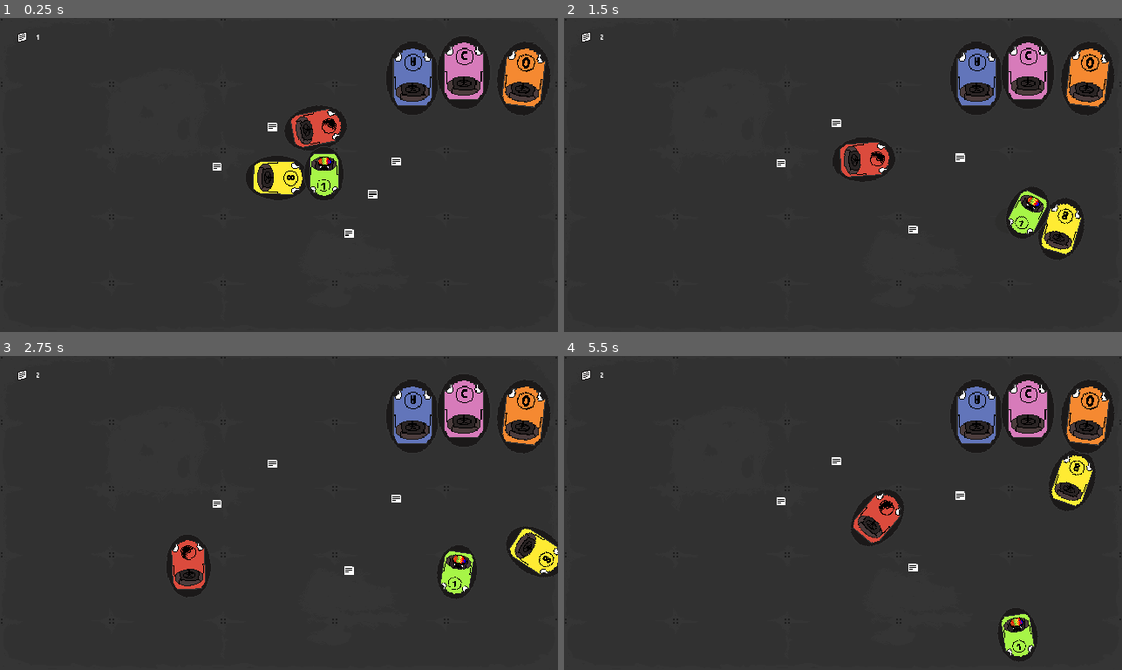
Above: before the commit, frames 1-4 (two rows, left to right).
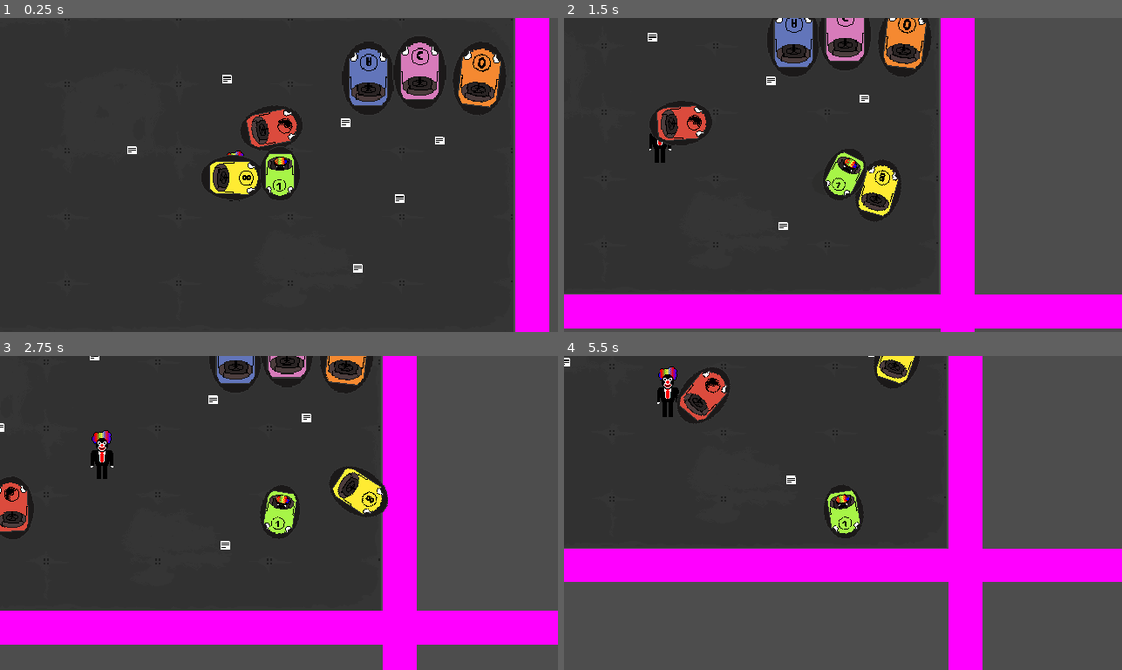
Above: after the commit, the same moments.

Repository: Vibhab-T/serious
Game: Godot game, scene res://scenes/bumper_game.tscn
The game is run twice, just before and just after one commit, with the same random seed, the same clock (stepped at 60 frames per second) and the same inputs. Before the commit the project starts from res://scenes/arena.tscn.
Inputs:
- Up to frame 1 (0.25 s): no input
- Up to frame 2 (1.5 s): tap Enter (ui_accept) at 0.5, 0.77 s; hold Right (ui_right) 0.53-1.28 s; hold Left (ui_left) from 1.28 s (still down)
- Up to frame 3 (2.75 s): tap Enter (ui_accept) at 1.52 s; release Left (ui_left) at 2.03 s; hold Right (ui_right) from 2.03 s (still down)
- Up to frame 4 (5.5 s): tap Enter (ui_accept) at 3.02, 3.77, 4.52 s; release Right (ui_right) at 3.53 s; hold Left (ui_left) from 3.53 s (still down)

The runs differ from the first frame. In frame 1, 15% of the frame differs, in the area x 3-100%, y 0-100%; in frame 2, 43%; in frame 3, 46%; in frame 4, 55%, in the area x 0-100%, y 0-100%.

Commit message:
add player

Diff:
--- a/project.godot
+++ b/project.godot
@@ -11,7 +11,7 @@
 [application]
 
 config/name="Serious"
-run/main_scene="uid://cinq6g4j6derg"
+run/main_scene="uid://df4o36e57swoc"
 config/features=PackedStringArray("4.6", "GL Compatibility")
 config/icon="res://icon.svg"
 
--- a/scenes/arena.tscn
+++ b/scenes/arena.tscn
@@ -30,6 +30,10 @@
 
 [node name="car" parent="." unique_id=1215275054 instance=ExtResource("1_e05a3")]
 
+[node name="Camera2D" type="Camera2D" parent="car" unique_id=381650065]
+rotation = -1.5707964
+zoom = Vector2(0.97, 0.97)
+
 [node name="parked3" parent="." unique_id=171156178 instance=ExtResource("2_wl4x5")]
 position = Vector2(289, -112.999985)
 rotation = 0.116937056
@@ -47,7 +51,7 @@
 region_rect = Rect2(322, 0, 64, 80)
 
 [node name="guardrail" parent="." unique_id=1214562366 instance=ExtResource("3_olpmc")]
-position = Vector2(152, -210)
+position = Vector2(770, -209)
 
 [node name="guardrail2" parent="." unique_id=898715633 instance=ExtResource("3_olpmc")]
 position = Vector2(-355, 702)
@@ -60,9 +64,6 @@
 [node name="guardrail4" parent="." unique_id=1393417219 instance=ExtResource("3_olpmc")]
 position = Vector2(355, -690)
 rotation = 1.5707964
-
-[node name="Camera2D" type="Camera2D" parent="." unique_id=381650065]
-zoom = Vector2(0.97, 0.97)
 
 [node name="docs_spawn_path" type="Path2D" parent="." unique_id=1446823583]
 position = Vector2(-2.1304703, 7.93621)
--- /dev/null
+++ b/scenes/arena_two.tscn
@@ -0,0 +1,43 @@
+[gd_scene format=3 uid="uid://bcaw3bkapci1r"]
+
+[ext_resource type="Texture2D" uid="uid://8t8irnraol2o" path="res://assets/carnival_background.png" id="1_btefn"]
+[ext_resource type="PackedScene" uid="uid://d38y7nkom5xpk" path="res://scenes/guardrail.tscn" id="1_hm5iw"]
+[ext_resource type="Script" uid="uid://qlm8stijruy4" path="res://scripts/docs_spawn_path.gd" id="2_btefn"]
+
+[sub_resource type="Curve2D" id="Curve2D_smwy4"]
+_data = {
+"points": PackedVector2Array(0, 0, 0, 0, -277.83582, -285.45258, 0, 0, 0, 0, 187, -285, 0, 0, 0, 0, 470.29858, -257.96695, 0, 0, 0, 0, 508.05978, -96.56024, 0, 0, 0, 0, 510, 271, 0, 0, 0, 0, -512, 291, 0, 0, 0, 0, -525, 28, 0, 0, 0, 0, -520, -289, 0, 0, 0, 0, 104.70151, -213.62447, 0, 0, 0, 0, 346.71646, -93.01284, 0, 0, 0, 0, 340, 34, 0, 0, 0, 0, 240.29854, 226.25319, 0, 0, 0, 0, 44, 209, 0, 0, 0, 0, -442, 231, 0, 0, 0, 0, -315.82092, -179.92416, 0, 0, 0, 0, -99.55225, -190.56636, 0, 0, 0, 0, -27.462688, -100.10764, 0, 0, 0, 0, 190.74637, -19.397558, 0, 0, 0, 0, 155.29694, 28.106323, 0, 0, 0, 0, 111.56718, 94.99938, 0, 0, 0, 0, -355, 153, 0, 0, 0, 0, -238.58212, -78.823235, 0, 0, 0, 0, -42.910454, 16.956573)
+}
+point_count = 23
+
+[node name="arena_two" type="Node2D" unique_id=1104855998]
+
+[node name="Sprite2D" type="Sprite2D" parent="." unique_id=116351238]
+position = Vector2(-8.500006, 26.567244)
+scale = Vector2(1.0484375, 1.1912931)
+texture = ExtResource("1_btefn")
+
+[node name="guardrail" parent="." unique_id=171156178 instance=ExtResource("1_hm5iw")]
+position = Vector2(152, -210)
+
+[node name="guardrail2" parent="." unique_id=576759937 instance=ExtResource("1_hm5iw")]
+position = Vector2(-355, 702)
+rotation = -1.5707964
+
+[node name="guardrail3" parent="." unique_id=974619965 instance=ExtResource("1_hm5iw")]
+position = Vector2(804, 212)
+rotation = 3.1415927
+
+[node name="guardrail4" parent="." unique_id=1675472574 instance=ExtResource("1_hm5iw")]
+position = Vector2(355, -690)
+rotation = 1.5707964
+
+[node name="docs_spawn_path" type="Path2D" parent="." unique_id=1343507340]
+position = Vector2(-8, 2.44)
+scale = Vector2(0.58260864, 0.5637931)
+curve = SubResource("Curve2D_smwy4")
+script = ExtResource("2_btefn")
+
+[node name="spawnpoint" type="PathFollow2D" parent="docs_spawn_path" unique_id=1682107454]
+position = Vector2(-277.83582, -285.45258)
+rotation = 0.0009736245
--- /dev/null
+++ b/scenes/bumper_game.tscn
@@ -0,0 +1,85 @@
+[gd_scene format=3 uid="uid://df4o36e57swoc"]
+
+[ext_resource type="PackedScene" uid="uid://cinq6g4j6derg" path="res://scenes/arena.tscn" id="1_3yuvj"]
+[ext_resource type="PackedScene" uid="uid://bcaw3bkapci1r" path="res://scenes/arena_two.tscn" id="2_4blob"]
+[ext_resource type="Texture2D" uid="uid://j43oc2jj8bqh" path="res://assets/idle_clown_64x32.png" id="3_4blob"]
+[ext_resource type="Script" uid="uid://cpc3r0yumtrip" path="res://scripts/player.gd" id="4_wd8gw"]
+
+[sub_resource type="AtlasTexture" id="AtlasTexture_wd8gw"]
+atlas = ExtResource("3_4blob")
+region = Rect2(0, 0, 32, 64)
+
+[sub_resource type="AtlasTexture" id="AtlasTexture_p1edg"]
+atlas = ExtResource("3_4blob")
+region = Rect2(32, 0, 32, 64)
+
+[sub_resource type="AtlasTexture" id="AtlasTexture_at3qo"]
+atlas = ExtResource("3_4blob")
+region = Rect2(64, 0, 32, 64)
+
+[sub_resource type="AtlasTexture" id="AtlasTexture_3ns4j"]
+atlas = ExtResource("3_4blob")
+region = Rect2(96, 0, 32, 64)
+
+[sub_resource type="AtlasTexture" id="AtlasTexture_wtdq5"]
+atlas = ExtResource("3_4blob")
+region = Rect2(128, 0, 32, 64)
+
+[sub_resource type="AtlasTexture" id="AtlasTexture_tef7n"]
+atlas = ExtResource("3_4blob")
+region = Rect2(160, 0, 32, 64)
+
+[sub_resource type="AtlasTexture" id="AtlasTexture_1oawn"]
+atlas = ExtResource("3_4blob")
+region = Rect2(192, 0, 32, 64)
+
+[sub_resource type="AtlasTexture" id="AtlasTexture_mxytt"]
+atlas = ExtResource("3_4blob")
+region = Rect2(224, 0, 32, 64)
+
+[sub_resource type="SpriteFrames" id="SpriteFrames_73ig6"]
+animations = [{
+"frames": [{
+"duration": 1.0,
+"texture": SubResource("AtlasTexture_wd8gw")
+}, {
+"duration": 1.0,
+"texture": SubResource("AtlasTexture_p1edg")
+}, {
+"duration": 1.0,
+"texture": SubResource("AtlasTexture_at3qo")
+}, {
+"duration": 1.0,
+"texture": SubResource("AtlasTexture_3ns4j")
+}, {
+"duration": 1.0,
+"texture": SubResource("AtlasTexture_wtdq5")
+}, {
+"duration": 1.0,
+"texture": SubResource("AtlasTexture_tef7n")
+}, {
+"duration": 1.0,
+"texture": SubResource("AtlasTexture_1oawn")
+}, {
+"duration": 1.0,
+"texture": SubResource("AtlasTexture_mxytt")
+}],
+"loop": true,
+"name": &"idle",
+"speed": 8.0
+}]
+
+[node name="bumper_game" type="Node2D" unique_id=644923179]
+
+[node name="arena" parent="." unique_id=943058106 instance=ExtResource("1_3yuvj")]
+
+[node name="arena_two" parent="." unique_id=1104855998 instance=ExtResource("2_4blob")]
+visible = false
+position = Vector2(2, -420)
+
+[node name="AnimatedSprite2D" type="AnimatedSprite2D" parent="." unique_id=2096249826]
+unique_name_in_owner = true
+sprite_frames = SubResource("SpriteFrames_73ig6")
+animation = &"idle"
+frame_progress = 0.6064278
+script = ExtResource("4_wd8gw")
--- a/scripts/docs_spawn_path.gd
+++ b/scripts/docs_spawn_path.gd
@@ -8,7 +8,7 @@
 	for i in range(6):
 		var docs_instance = docs.instantiate()
 		spawnpoint.progress_ratio = randf()
-		docs_instance.global_position = spawnpoint.global_position
+		docs_instance.global_position = to_local(spawnpoint.global_position)
 		add_child(docs_instance)
 
 func _ready() -> void:
--- /dev/null
+++ b/scripts/player.gd
@@ -0,0 +1,8 @@
+extends AnimatedSprite2D
+
+
+@onready var animated_sprite = %AnimatedSprite2D
+
+func _ready() -> void:
+	# Replace "default" with the exact name of your animation in SpriteFrames
+	animated_sprite.play("idle")
Binary file added: assets/background.png
Not shown, added: assets/background.png.import
Binary file added: assets/idle_clown_64x32.png
Not shown, added: assets/idle_clown_64x32.png.import
Binary file added: assets/platform.png
Not shown, added: assets/platform.png.import
Not shown, added: scripts/player.gd.uid
